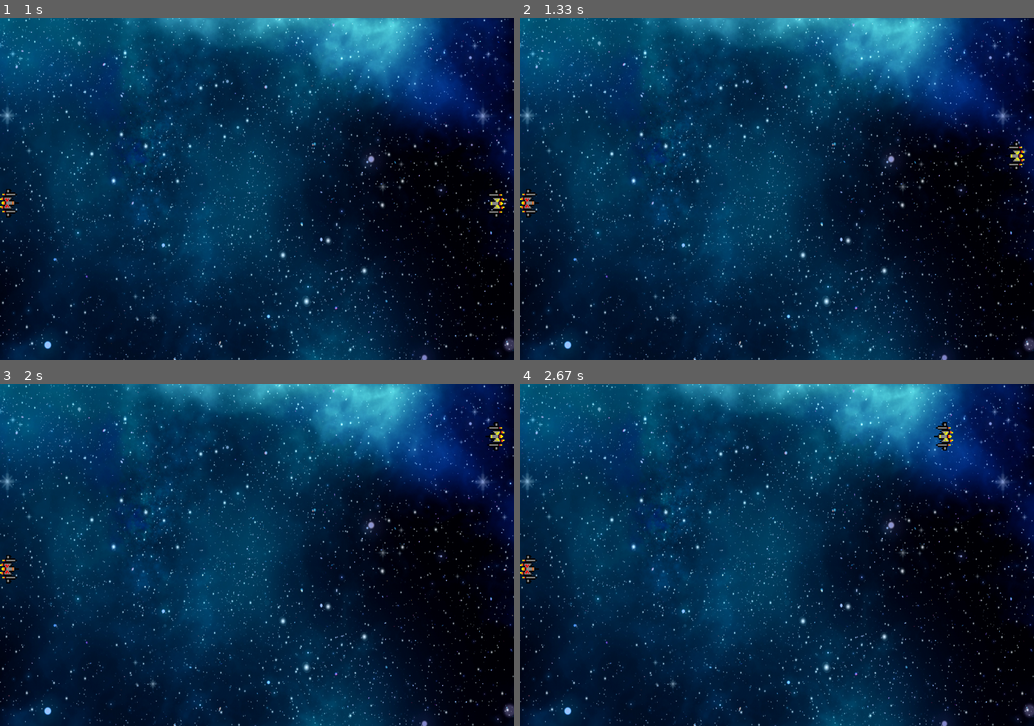
Above: before the commit, frames 1-4 (two rows, left to right).
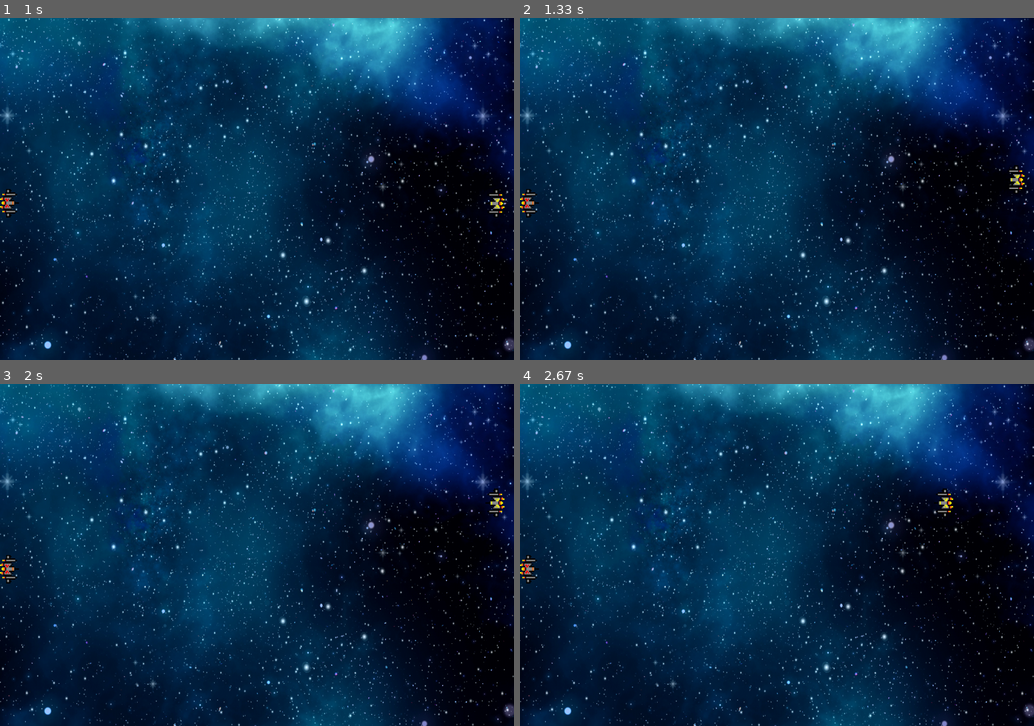
Above: after the commit, the same moments.

Repository: Rioreyblue/pygame_galaxy_fighters
Game: pygame game, started from main.py
Two runs of this game, one before a commit and one after it. Both use one fixed random seed, a clock stepped at 60 frames per second and the inputs below.
Inputs:
- Up to frame 1 (1 s): tap A at 0.33 s
- Up to frame 2 (1.33 s): hold Up from 1.17 s (still down)
- Up to frame 3 (2 s): release Up at 1.63 s
- Up to frame 4 (2.67 s): hold Left from 2.17 s (still down)

Frame 1 is identical in both runs. In frame 2, 0.3% of the frame differs, in the area x 94-99%, y 36-52%; in frame 3, 0.3%, in the area x 94-99%, y 11-39%; in frame 4, 0.3%.

Commit message:
completed simple movements

Diff:
--- a/src/game.py
+++ b/src/game.py
@@ -51,10 +51,10 @@
             yellow_player.x -= PLAYER_VEL
         if keys_presed[pygame.K_RIGHT] and yellow_player.x + PLAYER_VEL + SPACE_SHIP_WIDTH <= WIDTH:
             yellow_player.x += PLAYER_VEL
-        if keys_presed[pygame.K_UP]:
+        if keys_presed[pygame.K_UP] and yellow_player.y - PLAYER_VEL >=0:
             yellow_player.y -= PLAYER_VEL
-        if keys_presed[pygame.K_UP]:
-            yellow_player.y -= PLAYER_VEL
+        if keys_presed[pygame.K_DOWN] and yellow_player.y + PLAYER_VEL + SPACE_SHIP_HEIGHT <= HEIGHT-20:
+            yellow_player.y += PLAYER_VEL
 
 
         draw(yellow_player, red_player)
